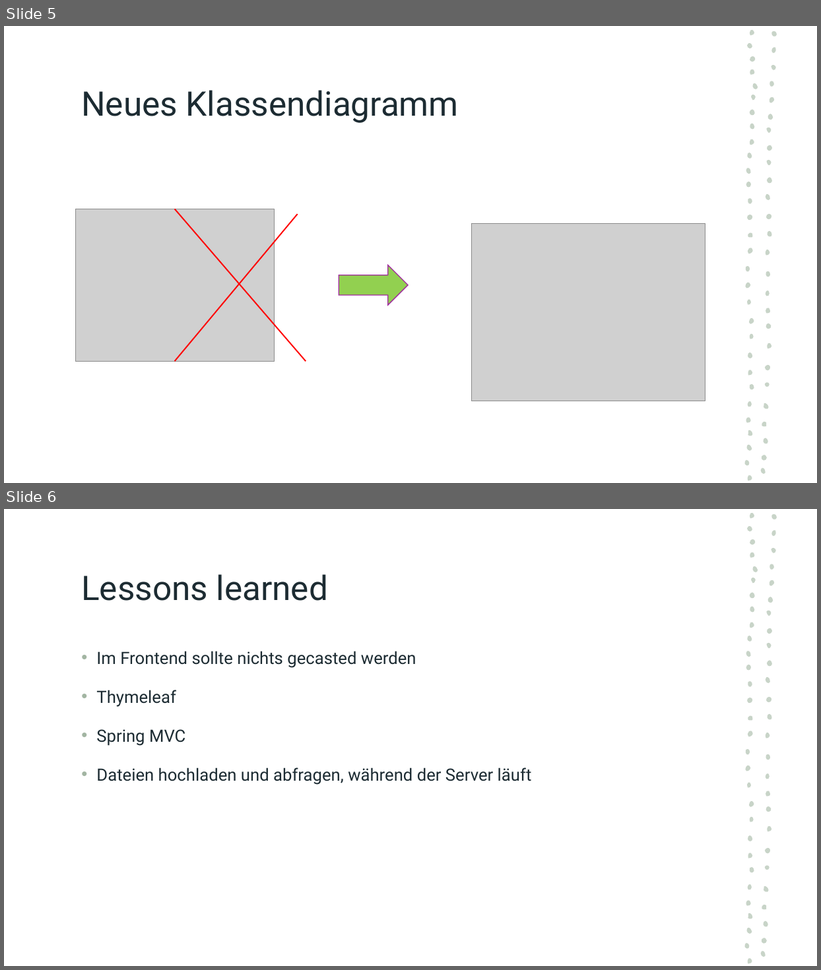
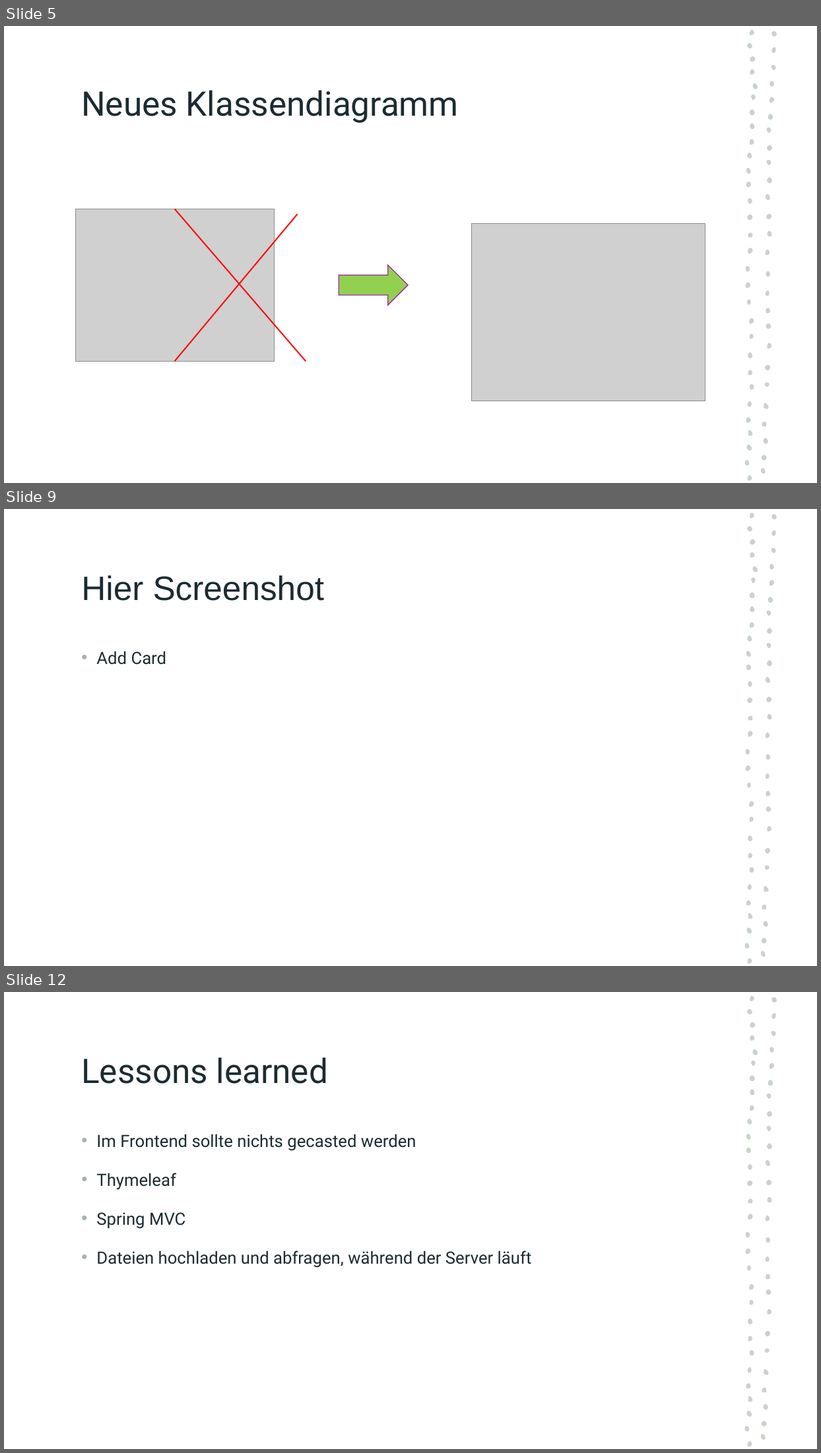
Before and after one commit to fh-erfurt/AICard, a slide deck: Präsentationen/Präsentation5.ppsx. Shown one above the other, each under a label of ours: slides 5 and 6 before the commit, slides 5, 9 and 12 after it; the slides between them are not shown. The pictures are 821x970 and 821x1453 pixels, drawn with LibreOffice and Linux fonts; fonts in the diff are those of the drawing; grey boxes stand for pictures. Boxes give left, top, right and bottom in pixels: in the first picture for what was removed or moved away, otherwise in the second. Text is boxed around its words. In the diff, an @@ line names an element or a change of style, - is before the commit and + after.

```diff
--- a/Präsentationen/Präsentation5.ppsx
+++ b/Präsentationen/Präsentation5.ppsx
@@ slide 9 added at (4, 509, 817, 966), background #FFFFFF; not listed: 57 template elements that a slide beside it also shows @@
@@ title added at (81, 575, 324, 601), 40 pt, text #1C2B32 @@
+Hier Screenshot
@@ text added at (96, 651, 167, 665), 20 pt, text #1C2B32 @@
+• Add Card
@@ what was slide 6 is now slide 12 @@
```
Also in this commit, not shown: 1 slide changed, 5 other slides added.
